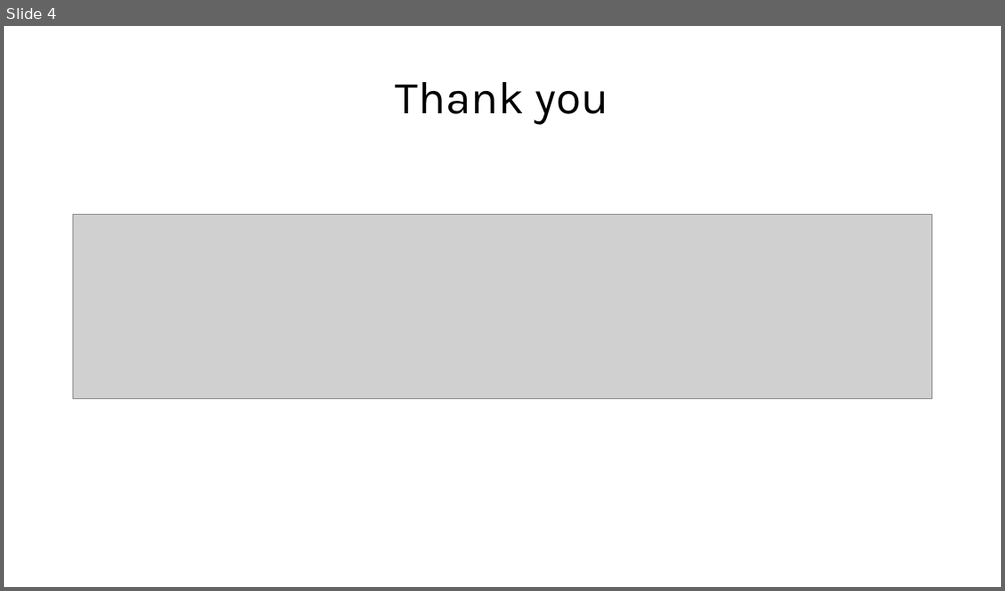
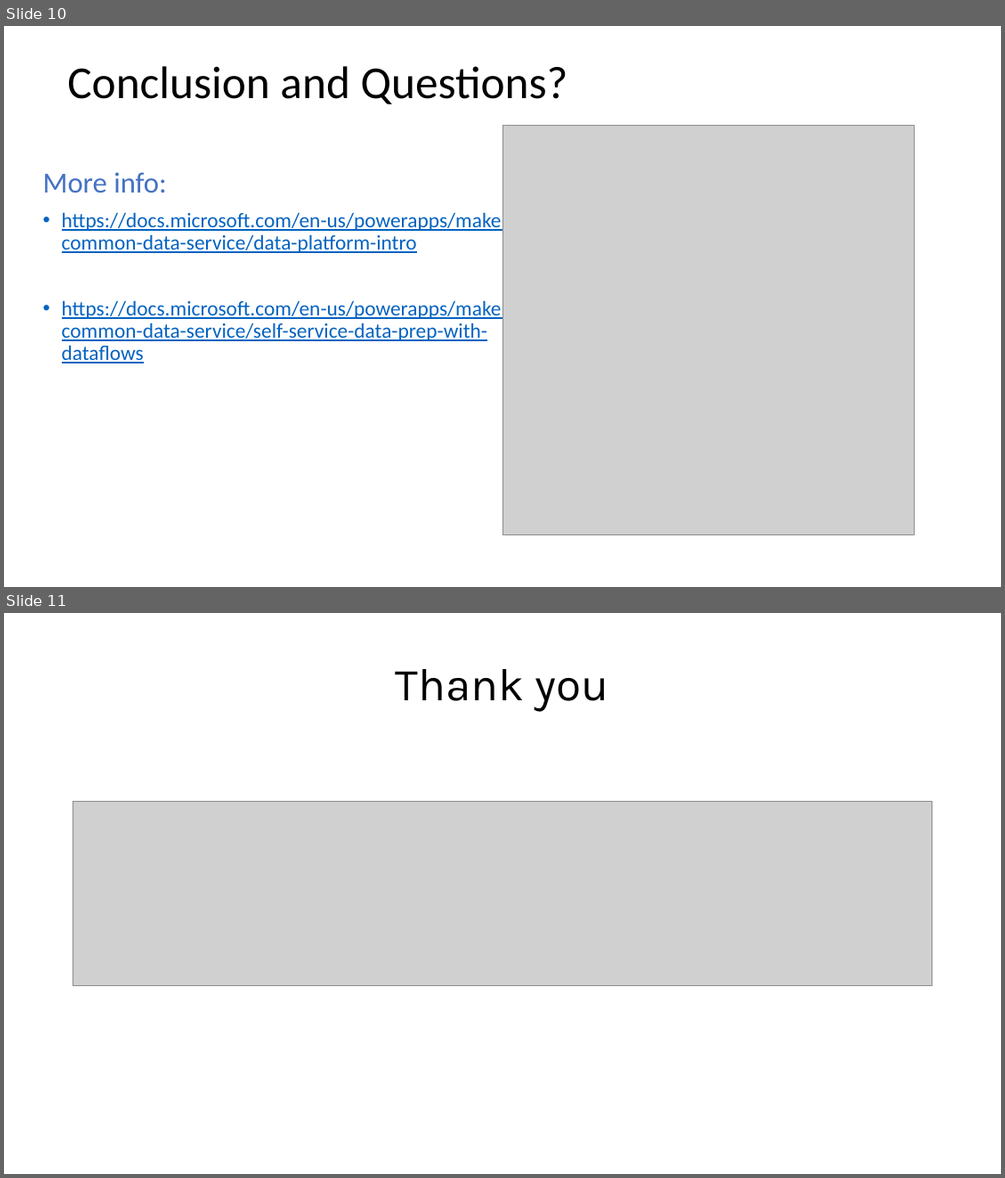
Before and after one commit to ramimounla/GlobalPowerPlatformBootcamp, a slide deck: Slides/Eric Regnier - Unify your data with CDS - 300 GPPB Wellington.pptx. Shown one above the other, each under a label of ours: slide 4 before the commit, slides 10 and 11 after it. The pictures are 1005x591 and 1005x1178 pixels, drawn with LibreOffice and Linux fonts; fonts in the diff are those of the drawing; grey boxes stand for pictures; background and template pictures are left out. Boxes give left, top, right and bottom in pixels: in the first picture for what was removed or moved away, otherwise in the second. Text is boxed around its words. In the diff, an @@ line names an element or a change of style, - is before the commit and + after.

```diff
--- a/Slides/Eric Regnier - Unify your data with CDS - 300 GPPB Wellington.pptx
+++ b/Slides/Eric Regnier - Unify your data with CDS - 300 GPPB Wellington.pptx
@@ slide 10 added at bbox=[4, 26, 1001, 587], background picture (left out) @@
@@ text added at bbox=[67, 66, 568, 104], 44 pt, text #000000 @@
+Conclusion and Questions?
@@ picture added at bbox=[502, 126, 914, 534] @@
@@ text added at bbox=[43, 172, 517, 363], 20 pt, text #0563C1, underline @@
+More info:
+• https://docs.microsoft.com/en-us/powerapps/maker/common-data-service/data-platform-intro
+• https://docs.microsoft.com/en-us/powerapps/maker/common-data-service/self-service-data-prep-with-dataflows
@@ what was slide 4 is now slide 11 @@
```
Also in this commit, not shown: 1 slide changed, 8 other slides added, 2 slides removed, 1 other file.
